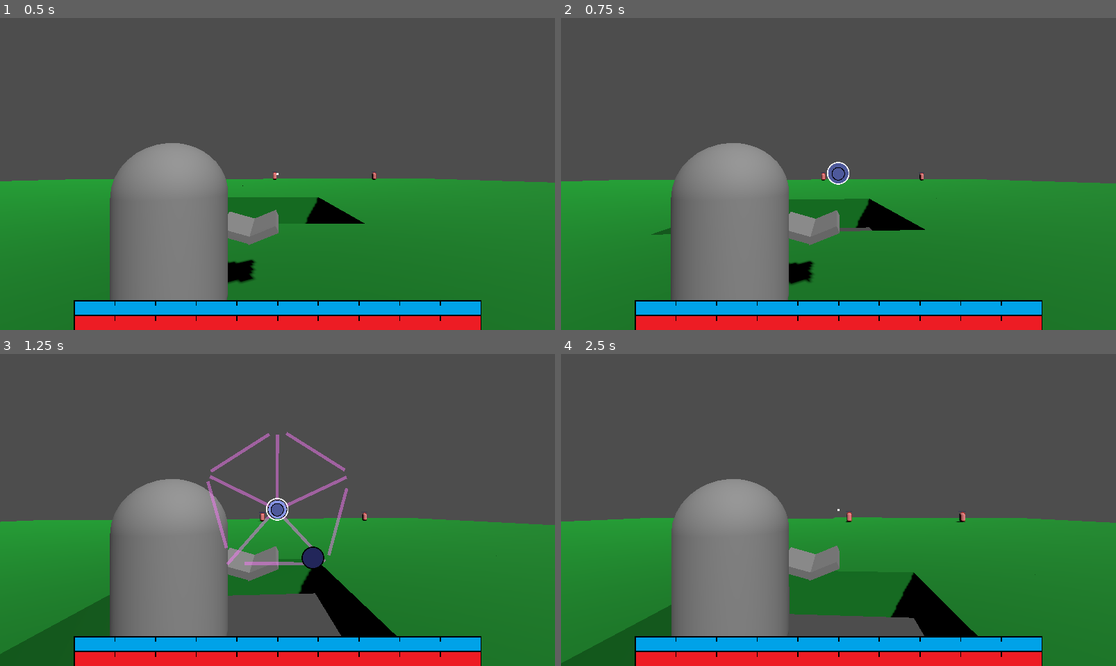
Above: before the commit, frames 1-4 (two rows, left to right).
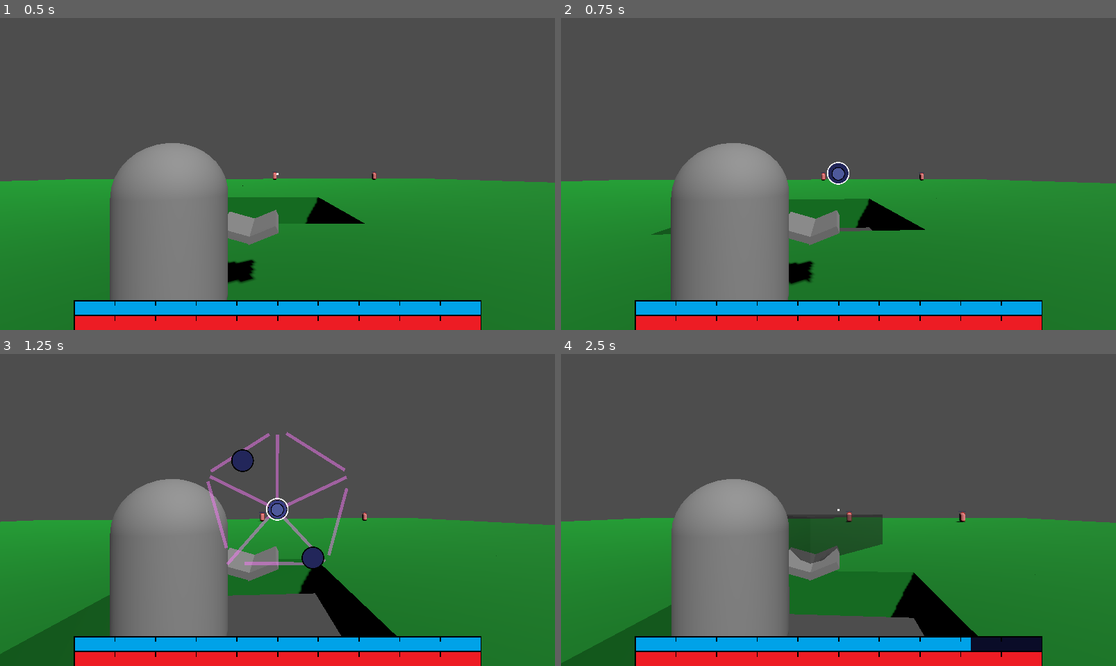
Above: after the commit, the same moments.

Repository: Tuocs/Project-Magic
Game: Godot game, scene res://Scenes/instant_manual_cast_main.tscn
The game is run twice, just before and just after one commit, with the same random seed, the same clock (stepped at 60 frames per second) and the same inputs. This scene is started directly instead of the project's main scene.
Inputs (mouse positions are in pixels of both pictures, inside the frame that each line leads up to):
- Up to frame 1 (0.5 s): no input
- Up to frame 2 (0.75 s): tap Enter at 0.5 s; move the mouse to (866, 174) at 0.52 s; hold W (move_forward) from 0.53 s (still down); hold Alt (edit_magic) from 0.53 s (still down)
- Up to frame 3 (1.25 s): keep holding W (move_forward); keep holding Alt (edit_magic); tap Space (jump) at 0.77 s; click (305, 510) at 0.8 s
- Up to frame 4 (2.5 s): release W (move_forward) at 1.25 s; release Alt (edit_magic) at 1.25 s; click (871, 556) at 1.27 s; tap Space (jump) at 2, 2.27 s; move the mouse to (810, 510) at 2.02 s; hold W (move_forward) from 2.03 s (still down); click (810, 510) at 2.1 s; tap Alt (edit_magic) at 2.3 s

Frame 1 is identical in both runs. In frame 2, 0.1% of the frame differs, in the area x 48-52%, y 46-54%; in frame 3, 0.3%; in frame 4, 2.6%, in the area x 40-87%, y 51-96%.

Commit message:
fully dynamic and multiple spell crystals

Diff:
--- a/Prefabs/manual_cast_ui.tscn
+++ b/Prefabs/manual_cast_ui.tscn
@@ -1,8 +1,7 @@
-[gd_scene load_steps=20 format=3 uid="uid://cgg8xh2ho75yh"]
+[gd_scene load_steps=22 format=3 uid="uid://cgg8xh2ho75yh"]
 
 [ext_resource type="Script" uid="uid://d0q8md86qvg1e" path="res://Scripts/cast_ui.gd" id="1_i1068"]
-[ext_resource type="Script" uid="uid://b1op4eiawmw4b" path="res://Scripts/crystal.gd" id="2_iglr6"]
-[ext_resource type="Texture2D" uid="uid://dmphvpl2s3od8" path="res://Assets/textures/purple_slot.png" id="3_6b4wp"]
+[ext_resource type="PackedScene" uid="uid://bxblkj71ril0k" path="res://Prefabs/spell_crystal.tscn" id="2_urajh"]
 [ext_resource type="Texture2D" uid="uid://i1fyt51ukosk" path="res://Assets/textures/hp overlay.tres" id="4_iglr6"]
 [ext_resource type="Texture2D" uid="uid://cdb8br1wx1k3h" path="res://Assets/textures/Circle.png" id="4_nichs"]
 [ext_resource type="Texture2D" uid="uid://e2x041y5gms7" path="res://Assets/textures/mana bg.tres" id="4_usivk"]
@@ -10,8 +9,11 @@
 [ext_resource type="Texture2D" uid="uid://cy8ilhn55tirx" path="res://Assets/textures/mana fill.tres" id="6_6b4wp"]
 [ext_resource type="Texture2D" uid="uid://dvl0cjpp18h8g" path="res://Assets/textures/wall.png" id="6_nhl1g"]
 [ext_resource type="Texture2D" uid="uid://dfnrxm4cp4klx" path="res://Assets/textures/Aura.png" id="7_fbone"]
+[ext_resource type="Texture2D" uid="uid://dke0fbx56w8qt" path="res://Assets/textures/Charge.png" id="8_cr8wu"]
 [ext_resource type="Texture2D" uid="uid://cp65u3hxn2jo3" path="res://Assets/textures/projectile.png" id="8_x02v6"]
 [ext_resource type="Texture2D" uid="uid://bh47vevw2yhhc" path="res://Assets/textures/Force_push.png" id="9_jv731"]
+[ext_resource type="Texture2D" uid="uid://fqlofmyxno27" path="res://Assets/textures/Dmg.png" id="9_ugto6"]
+[ext_resource type="Texture2D" uid="uid://c5ubv04p08q1a" path="res://Assets/textures/Aoe.png" id="10_jsw5p"]
 [ext_resource type="Texture2D" uid="uid://cujcrmhdkvgmo" path="res://Assets/textures/blue_mana.png" id="10_x02v6"]
 [ext_resource type="Texture2D" uid="uid://dsrtupkhf21qq" path="res://Assets/textures/yellow_mana.png" id="11_jv731"]
 [ext_resource type="Texture2D" uid="uid://bwsku3h4hp3wd" path="res://Assets/textures/red_mana.png" id="12_xe0iw"]
@@ -29,10 +31,10 @@
 grow_vertical = 2
 mouse_filter = 1
 script = ExtResource("1_i1068")
-crystals = [NodePath("Edit Overlay/Crystal"), NodePath("Edit Overlay/Spell Details/Crystal2")]
+crystals = [NodePath("Edit Overlay/Type Crystal"), NodePath("Edit Overlay/Spell Details/Color Crystal"), NodePath("Edit Overlay/Spell Details/Details Crystal")]
+crystal_spawn_radius = 125.0
 cursor_radius = 200.0
 center_zone_radius = 75.0
-crystal_spawn_radius = 125.0
 
 [node name="Crosshair" type="ColorRect" parent="."]
 layout_mode = 1
@@ -67,7 +69,15 @@
 grow_horizontal = 2
 grow_vertical = 2
 
-[node name="ColorRect" type="ColorRect" parent="Edit Overlay/Spell Details"]
+[node name="Visuals" type="Control" parent="Edit Overlay/Spell Details"]
+layout_mode = 1
+anchors_preset = 15
+anchor_right = 1.0
+anchor_bottom = 1.0
+grow_horizontal = 2
+grow_vertical = 2
+
+[node name="ColorRect" type="ColorRect" parent="Edit Overlay/Spell Details/Visuals"]
 modulate = Color(1, 0.47058824, 1, 0.46666667)
 layout_mode = 1
 anchors_preset = 8
@@ -84,7 +94,7 @@
 rotation = 2.291456
 scale = Vector2(3.5893693, 0.165)
 
-[node name="ColorRect2" type="ColorRect" parent="Edit Overlay/Spell Details"]
+[node name="ColorRect2" type="ColorRect" parent="Edit Overlay/Spell Details/Visuals"]
 modulate = Color(1, 0.47058824, 1, 0.46666667)
 layout_mode = 1
 anchors_preset = 8
@@ -101,7 +111,7 @@
 rotation = 0.82277966
 scale = Vector2(3.551831, 0.165)
 
-[node name="ColorRect3" type="ColorRect" parent="Edit Overlay/Spell Details"]
+[node name="ColorRect3" type="ColorRect" parent="Edit Overlay/Spell Details/Visuals"]
 modulate = Color(1, 0.47058824, 1, 0.46666667)
 layout_mode = 1
 anchors_preset = 8
@@ -118,7 +128,7 @@
 rotation = -0.43975756
 scale = Vector2(3.5893693, 0.165)
 
-[node name="ColorRect4" type="ColorRect" parent="Edit Overlay/Spell Details"]
+[node name="ColorRect4" type="ColorRect" parent="Edit Overlay/Spell Details/Visuals"]
 modulate = Color(1, 0.47058824, 1, 0.46666667)
 layout_mode = 1
 anchors_preset = 8
@@ -135,7 +145,7 @@
 rotation = -2.6863723
 scale = Vector2(3.551831, 0.165)
 
-[node name="ColorRect5" type="ColorRect" parent="Edit Overlay/Spell Details"]
+[node name="ColorRect5" type="ColorRect" parent="Edit Overlay/Spell Details/Visuals"]
 modulate = Color(1, 0.47058824, 1, 0.46666667)
 layout_mode = 1
 anchors_preset = 8
@@ -152,7 +162,7 @@
 rotation = -1.568054
 scale = Vector2(3.551831, 0.165)
 
-[node name="ColorRect6" type="ColorRect" parent="Edit Overlay/Spell Details"]
+[node name="ColorRect6" type="ColorRect" parent="Edit Overlay/Spell Details/Visuals"]
 modulate = Color(1, 0.47058824, 1, 0.46666667)
 layout_mode = 1
 anchors_preset = 8
@@ -169,7 +179,7 @@
 rotation = 1.8338401
 scale = Vector2(3.5893693, 0.165)
 
-[node name="ColorRect7" type="ColorRect" parent="Edit Overlay/Spell Details"]
+[node name="ColorRect7" type="ColorRect" parent="Edit Overlay/Spell Details/Visuals"]
 modulate = Color(1, 0.47058824, 1, 0.46666667)
 layout_mode = 1
 anchors_preset = 8
@@ -186,7 +196,7 @@
 rotation = 3.1454072
 scale = Vector2(3.5893693, 0.165)
 
-[node name="ColorRect8" type="ColorRect" parent="Edit Overlay/Spell Details"]
+[node name="ColorRect8" type="ColorRect" parent="Edit Overlay/Spell Details/Visuals"]
 modulate = Color(1, 0.47058824, 1, 0.46666667)
 layout_mode = 1
 anchors_preset = 8
@@ -203,7 +213,7 @@
 rotation = 4.439562
 scale = Vector2(3.5893693, 0.165)
 
-[node name="ColorRect9" type="ColorRect" parent="Edit Overlay/Spell Details"]
+[node name="ColorRect9" type="ColorRect" parent="Edit Overlay/Spell Details/Visuals"]
 modulate = Color(1, 0.47058824, 1, 0.46666667)
 layout_mode = 1
 anchors_preset = 8
@@ -220,7 +230,7 @@
 rotation = 5.7158756
 scale = Vector2(3.5893693, 0.165)
 
-[node name="ColorRect10" type="ColorRect" parent="Edit Overlay/Spell Details"]
+[node name="ColorRect10" type="ColorRect" parent="Edit Overlay/Spell Details/Visuals"]
 modulate = Color(1, 0.47058824, 1, 0.46666667)
 layout_mode = 1
 anchors_preset = 8
@@ -237,208 +247,28 @@
 rotation = 6.8442903
 scale = Vector2(3.5893693, 0.165)
 
-[node name="Crystal2" type="Control" parent="Edit Overlay/Spell Details" node_paths=PackedStringArray("selector", "selection_box", "expanded_visuals")]
-layout_mode = 1
-anchors_preset = 8
-anchor_left = 0.5
-anchor_top = 0.5
-anchor_right = 0.5
-anchor_bottom = 0.5
-offset_left = -202.0
-offset_top = 8.0
-offset_right = -2.0
-offset_bottom = 208.0
-grow_horizontal = 2
-grow_vertical = 2
-pivot_offset = Vector2(100, 100)
-script = ExtResource("2_iglr6")
-selector = NodePath("large/Edit Overlay/smallCursor")
-selection_box = NodePath("large/Edit Overlay/selector")
-cursor_radius = 125.0
-cursor_offset = Vector2(100, 100)
-charge_textures = Array[Texture]([ExtResource("3_6b4wp"), ExtResource("12_xe0iw"), ExtResource("11_jv731"), ExtResource("10_x02v6"), ExtResource("13_urajh")])
-expanded_visuals = NodePath("large")
-
-[node name="Button" type="TextureButton" parent="Edit Overlay/Spell Details/Crystal2"]
-modulate = Color(0.43714952, 0.42687365, 0.5812043, 1)
-layout_mode = 0
-offset_left = 77.0
-offset_top = 75.0
-offset_right = 85.0
-offset_bottom = 83.0
-scale = Vector2(5.8800025, 5.8800025)
-texture_normal = ExtResource("3_6b4wp")
-ignore_texture_size = true
-stretch_mode = 0
-
-[node name="large" type="TextureRect" parent="Edit Overlay/Spell Details/Crystal2"]
-visible = false
-texture_filter = 1
-layout_mode = 1
-anchors_preset = 8
-anchor_left = 0.5
-anchor_top = 0.5
-anchor_right = 0.5
-anchor_bottom = 0.5
-offset_left = -100.0
+[node name="Color Crystal" parent="Edit Overlay/Spell Details" node_paths=PackedStringArray("cast_ui") instance=ExtResource("2_urajh")]
+layout_mode = 1
+cast_ui = NodePath("../../..")
+spell_mods = Array[int]([1, 2, 3, 4])
+charge_textures = Array[Texture]([ExtResource("4_nichs"), ExtResource("12_xe0iw"), ExtResource("11_jv731"), ExtResource("10_x02v6"), ExtResource("13_urajh")])
+
+[node name="Details Crystal" parent="Edit Overlay/Spell Details" node_paths=PackedStringArray("cast_ui") instance=ExtResource("2_urajh")]
+layout_mode = 1
+cast_ui = NodePath("../../..")
+spell_mods = Array[int]([5, 6, 7])
+charge_textures = Array[Texture]([ExtResource("4_nichs"), ExtResource("8_cr8wu"), ExtResource("9_ugto6"), ExtResource("10_jsw5p")])
+
+[node name="Type Crystal" parent="Edit Overlay" node_paths=PackedStringArray("cast_ui") instance=ExtResource("2_urajh")]
+layout_mode = 1
+offset_left = -101.0
 offset_top = -100.0
-offset_right = 100.0
+offset_right = 99.0
 offset_bottom = 100.0
-grow_horizontal = 2
-grow_vertical = 2
-texture = ExtResource("4_nichs")
-expand_mode = 1
-
-[node name="Edit Overlay" type="Control" parent="Edit Overlay/Spell Details/Crystal2/large"]
-anchors_preset = 0
-offset_left = 25.0
-offset_top = 25.0
-offset_right = 325.0
-offset_bottom = 325.0
-scale = Vector2(0.5, 0.5)
-mouse_filter = 2
-
-[node name="selector" type="TextureRect" parent="Edit Overlay/Spell Details/Crystal2/large/Edit Overlay"]
-layout_mode = 0
-offset_left = 100.0
-offset_top = 100.0
-offset_right = 200.0
-offset_bottom = 200.0
-mouse_filter = 2
-texture = ExtResource("14_cr8wu")
-expand_mode = 1
-
-[node name="smallCursor" type="TextureRect" parent="Edit Overlay/Spell Details/Crystal2/large/Edit Overlay"]
-texture_filter = 1
-layout_mode = 1
-anchors_preset = 8
-anchor_left = 0.5
-anchor_top = 0.5
-anchor_right = 0.5
-anchor_bottom = 0.5
-offset_left = -52.0
-offset_top = -52.0
-offset_right = 147.99994
-offset_bottom = 148.0
-grow_horizontal = 2
-grow_vertical = 2
-scale = Vector2(0.525761, 0.525761)
-texture = ExtResource("5_prb1j")
-expand_mode = 1
-
-[node name="Crystal" type="Control" parent="Edit Overlay" node_paths=PackedStringArray("selector", "selection_box", "expanded_visuals")]
-layout_mode = 1
-anchors_preset = 8
-anchor_left = 0.5
-anchor_top = 0.5
-anchor_right = 0.5
-anchor_bottom = 0.5
-offset_left = -100.0
-offset_top = -100.0
-offset_right = 100.0
-offset_bottom = 100.0
-grow_horizontal = 2
-grow_vertical = 2
-script = ExtResource("2_iglr6")
-selector = NodePath("large/Edit Overlay/small Cursor")
-selection_box = NodePath("large/Edit Overlay/selector")
-cursor_radius = 125.0
-cursor_offset = Vector2(100, 100)
+cast_ui = NodePath("../..")
 charge_textures = Array[Texture]([ExtResource("4_nichs"), ExtResource("8_x02v6"), ExtResource("7_fbone"), ExtResource("6_nhl1g"), ExtResource("9_jv731")])
-expanded_visuals = NodePath("large")
-
-[node name="Button" type="TextureButton" parent="Edit Overlay/Crystal"]
-layout_mode = 0
-offset_left = 76.0
-offset_top = 75.0
-offset_right = 84.0
-offset_bottom = 83.0
-scale = Vector2(5.8800025, 5.8800025)
-texture_normal = ExtResource("3_6b4wp")
-ignore_texture_size = true
-stretch_mode = 0
-
-[node name="large" type="TextureRect" parent="Edit Overlay/Crystal"]
-visible = false
-texture_filter = 1
-layout_mode = 1
-anchors_preset = 8
-anchor_left = 0.5
-anchor_top = 0.5
-anchor_right = 0.5
-anchor_bottom = 0.5
-offset_left = -100.0
-offset_top = -100.0
-offset_right = 100.0
-offset_bottom = 100.0
-grow_horizontal = 2
-grow_vertical = 2
-texture = ExtResource("4_nichs")
-expand_mode = 1
-
-[node name="Edit Overlay" type="Control" parent="Edit Overlay/Crystal/large"]
-anchors_preset = 0
-offset_left = 25.0
-offset_top = 25.0
-offset_right = 325.0
-offset_bottom = 325.0
-scale = Vector2(0.5, 0.5)
-mouse_filter = 2
-
-[node name="selector" type="Control" parent="Edit Overlay/Crystal/large/Edit Overlay"]
-anchors_preset = 0
-offset_left = 100.0
-offset_top = 100.0
-offset_right = 200.0
-offset_bottom = 200.0
-mouse_filter = 2
-
-[node name="up2" type="ColorRect" parent="Edit Overlay/Crystal/large/Edit Overlay/selector"]
-layout_mode = 0
-offset_right = 100.0
-offset_bottom = 6.0
-mouse_filter = 2
-
-[node name="up3" type="ColorRect" parent="Edit Overlay/Crystal/large/Edit Overlay/selector"]
-layout_mode = 0
-offset_top = 94.0
-offset_right = 100.0
-offset_bottom = 100.0
-mouse_filter = 2
-
-[node name="up4" type="ColorRect" parent="Edit Overlay/Crystal/large/Edit Overlay/selector"]
-layout_mode = 0
-offset_left = 6.0
-offset_right = 106.0
-offset_bottom = 6.0
-rotation = 1.5707964
-mouse_filter = 2
-
-[node name="up5" type="ColorRect" parent="Edit Overlay/Crystal/large/Edit Overlay/selector"]
-layout_mode = 0
-offset_left = 100.0
-offset_right = 200.0
-offset_bottom = 6.0
-rotation = 1.5707964
-mouse_filter = 2
-
-[node name="small Cursor" type="TextureRect" parent="Edit Overlay/Crystal/large/Edit Overlay"]
-texture_filter = 1
-layout_mode = 1
-anchors_preset = 8
-anchor_left = 0.5
-anchor_top = 0.5
-anchor_right = 0.5
-anchor_bottom = 0.5
-offset_left = -52.0
-offset_top = -52.0
-offset_right = 148.0
-offset_bottom = 148.0
-grow_horizontal = 2
-grow_vertical = 2
-scale = Vector2(0.525761, 0.525761)
-texture = ExtResource("5_prb1j")
-expand_mode = 1
+is_main_crystal = true
+spell_types = Array[int]([1, 2, 3, 4])
 
 [node name="MainCursor" type="TextureRect" parent="Edit Overlay"]
 texture_filter = 1
@@ -531,5 +361,3 @@
 texture_progress = ExtResource("19_urajh")
 
 [connection signal="gui_input" from="." to="." method="_on_gui_input"]
-[connection signal="crystal_charge_signal" from="Edit Overlay/Spell Details/Crystal2" to="." method="_imbuement_crystal_charge"]
-[connection signal="crystal_charge_signal" from="Edit Overlay/Crystal" to="." method="_spell_crystal_charge"]
--- /dev/null
+++ b/Prefabs/spell_crystal.tscn
@@ -0,0 +1,92 @@
+[gd_scene load_steps=6 format=3 uid="uid://bxblkj71ril0k"]
+
+[ext_resource type="Script" uid="uid://b1op4eiawmw4b" path="res://Scripts/crystal.gd" id="1_kckhq"]
+[ext_resource type="Texture2D" uid="uid://dmphvpl2s3od8" path="res://Assets/textures/purple_slot.png" id="2_ele40"]
+[ext_resource type="Texture2D" uid="uid://cdb8br1wx1k3h" path="res://Assets/textures/Circle.png" id="7_dym0c"]
+[ext_resource type="Texture2D" uid="uid://cp2llsu1ys04v" path="res://Assets/textures/empty_select.png" id="8_vsvub"]
+[ext_resource type="Texture2D" uid="uid://dxhuj6rv6req8" path="res://Assets/textures/dark_circle.png" id="9_2w086"]
+
+[node name="Spell Crystal" type="Control"]
+layout_mode = 3
+anchors_preset = 8
+anchor_left = 0.5
+anchor_top = 0.5
+anchor_right = 0.5
+anchor_bottom = 0.5
+offset_left = -202.0
+offset_top = 8.0
+offset_right = -2.0
+offset_bottom = 208.0
+grow_horizontal = 2
+grow_vertical = 2
+pivot_offset = Vector2(100, 100)
+script = ExtResource("1_kckhq")
+cursor_radius = 125.0
+cursor_offset = Vector2(100, 100)
+
+[node name="Button" type="TextureButton" parent="."]
+modulate = Color(0.43714952, 0.42687365, 0.5812043, 1)
+layout_mode = 0
+offset_left = 77.0
+offset_top = 75.0
+offset_right = 85.0
+offset_bottom = 83.0
+scale = Vector2(5.8800025, 5.8800025)
+texture_normal = ExtResource("2_ele40")
+ignore_texture_size = true
+stretch_mode = 0
+
+[node name="largeBG" type="TextureRect" parent="."]
+visible = false
+texture_filter = 1
+layout_mode = 1
+anchors_preset = 8
+anchor_left = 0.5
+anchor_top = 0.5
+anchor_right = 0.5
+anchor_bottom = 0.5
+offset_left = -100.0
+offset_top = -100.0
+offset_right = 100.0
+offset_bottom = 100.0
+grow_horizontal = 2
+grow_vertical = 2
+texture = ExtResource("7_dym0c")
+expand_mode = 1
+
+[node name="Edit Overlay" type="Control" parent="largeBG"]
+anchors_preset = 0
+offset_left = 25.0
+offset_top = 25.0
+offset_right = 325.0
+offset_bottom = 325.0
+scale = Vector2(0.5, 0.5)
+mouse_filter = 2
+
+[node name="selector" type="TextureRect" parent="largeBG/Edit Overlay"]
+layout_mode = 0
+offset_left = 100.0
+offset_top = 100.0
+offset_right = 200.0
+offset_bottom = 200.0
+mouse_filter = 2
+texture = ExtResource("8_vsvub")
+expand_mode = 1
+
+[node name="smallCursor" type="TextureRect" parent="largeBG/Edit Overlay"]
+texture_filter = 1
+layout_mode = 1
+anchors_preset = 8
+anchor_left = 0.5
+anchor_top = 0.5
+anchor_right = 0.5
+anchor_bottom = 0.5
+offset_left = -52.0
+offset_top = -52.0
+offset_right = 147.99994
+offset_bottom = 148.0
+grow_horizontal = 2
+grow_vertical = 2
+scale = Vector2(0.525761, 0.525761)
+texture = ExtResource("9_2w086")
+expand_mode = 1
--- a/Scripts/cast_ui.gd
+++ b/Scripts/cast_ui.gd
@@ -10,20 +10,21 @@
 var is_active = false
 var cursor_active = false
 var instant_cast: bool
+var sections: int = 0
 
-#spell stuff
+@export_category("Spell Settings")
 @export var crystals: Array[Control]
 var spell_type_data: Globals.spell_type = Globals.spell_type.NONE
 var spell_mod_data: Array[bool] = []
+@export var crystal_spawn_radius: float
 
-#fake cursor stuff
+@export_category("Mouse Settings")
 var mouse_sensitivity = 0.5
 var selector_pos: Vector2 = Vector2(0,0)
 @export var cursor_radius: float
 @export var cursor_offset: Vector2
 @export var center_zone_radius: float
-@export var crystal_spawn_radius: float
-var sections: int = 0
+
 
 # Called when the node enters the scene tree for the first time.
 func _ready() -> void:
@@ -40,6 +41,7 @@
 	edit_overlay.visible = true
 	mouse_filter = Control.MOUSE_FILTER_STOP
 	#Input.set_mouse_mode(Input.MOUSE_MODE_VISIBLE)
+
 func deactivate():
 	if !is_active:
 		return
@@ -57,15 +59,14 @@
 	#Input.set_mouse_mode(Input.MOUSE_MODE_CAPTURED)
 	spell_mod_data.fill(false)
 
-func _imbuement_crystal_charge(_type: int):
-	spell_mod_data[_type] = true
-	_open_spell_details()
+func _mod_crystal_charge(_mod: Globals.spell_mod):
+	spell_mod_data[_mod] = true
+	spell_details.mouse_filter = Control.MOUSE_FILTER_STOP
+	cursor_active = true
+	selector.visible = true
 
-func _spell_crystal_charge(_type: int):
-	spell_type_data = _type as Globals.spell_type
-	_open_spell_details()
-
-func _open_spell_details():
+func _type_crystal_charge(_type: Globals.spell_type):
+	spell_type_data = _type
 	spell_details.mouse_filter = Control.MOUSE_FILTER_STOP
 	spell_details.visible = true
 	cursor_active = true
@@ -89,21 +90,24 @@
 	if event is InputEventMouseMotion:
 		selector_pos.y += event.relative.y * mouse_sensitivity
 		selector_pos.x += event.relative.x * mouse_sensitivity
-
 		selector_pos = selector_pos.limit_length(cursor_radius)
 		selector.position = selector_pos + cursor_offset
 		section = get_section(sections)
+
 		highlight.position = crystals[section+1].position + Vector2(75,75)
 		if (selector_pos.distance_to(Vector2.ZERO) < center_zone_radius):
 			highlight.position = cursor_offset + Vector2(75,75)
+
 	if event.is_action_pressed("magic_cast"):
+		section = get_section(sections)
 		if (selector_pos.distance_to(Vector2.ZERO) < center_zone_radius):
+			print("opening crystal 0")
 			crystals[0].activate()
 		else:
+			print("opening crystal ", section+1)
 			crystals[section+1].activate()
 		cursor_active = false
 		selector.visible = false
-
 
 func get_section(section_count: int) -> int:
 	if selector_pos == Vector2.ZERO:
@@ -123,7 +127,6 @@
 
 func move_crystals_in_circle():
 	var angle_increment = TAU / sections # TAU is 2 * PI radians (360 degrees)
-
 	for i in range(sections):
 		var current_angle = (angle_increment * i) + deg_to_rad(54)
 		var x = cos(current_angle) * crystal_spawn_radius
--- a/Scripts/crystal.gd
+++ b/Scripts/crystal.gd
@@ -1,43 +1,60 @@
 extends Control
 
-signal crystal_charge_signal(value: int)
+#@export_category("General Settings")
 var is_active = false
-var mouse_sensitivity = 1
-var selector_pos: Vector2 = Vector2(0,0)
-@export var selector: Control
-@export var selection_box: Control
+var texture_rects: Array[TextureRect]
+var sections: int = 0
+@export var cast_ui: Control
+@onready var expanded_visuals = $"largeBG"
+
+@export_category("Mouse Settings")
+@export var mouse_sensitivity = 1
+var cursor_pos: Vector2 = Vector2(0,0)
+@onready var cursor_visuals = $"largeBG/Edit Overlay/smallCursor"
 @export var cursor_radius: float
 @export var cursor_offset: Vector2
+
+@export_category("Spell Settings")
+@onready var selection_box = $"largeBG/Edit Overlay/selector"
+@export var spawn_radius: float = 100.0
+@export var spell_mods: Array[Globals.spell_mod]
 @export var charge_textures: Array[Texture]
-@export var expanded_visuals: Control
-@export var spawn_radius: float = 100.0 # Radius of the circle
-var sections: int = 0
+
+@export_category("Main Crystal Settings")
+@export var is_main_crystal: bool = false
+@export var spell_types: Array[Globals.spell_type]
+
 
 func _ready() -> void:
 	sections = charge_textures.size()-1
 	spawn_rects_in_circle()
 
 func activate():
+	print("opened crystal")
 	is_active = true
-	selector_pos = Vector2.ZERO
+	cursor_pos = Vector2.ZERO
 	expanded_visuals.visible = true
 	#Input.set_mouse_mode(Input.MOUSE_MODE_CAPTURED)
 	#mouse_filter = Control.MOUSE_FILTER_STOP
+
 func deactivate():
 	if !is_active:
 		return
 	var viewport_size = get_viewport().size
 	var center_of_screen = viewport_size / 2
 	Input.warp_mouse(center_of_screen)
-
 	is_active = false
 	expanded_visuals.visible = false
 	#Input.set_mouse_mode(Input.MOUSE_MODE_VISIBLE)
-	selector_pos = Vector2.ZERO
+	cursor_pos = Vector2.ZERO
 	#mouse_filter = Control.MOUSE_FILTER_IGNORE
-func charge(type: int):
-	emit_signal("crystal_charge_signal", type)
-	$Button.texture_normal = charge_textures[type]
+
+func charge(_section: int):
+	if is_main_crystal:
+		cast_ui._type_crystal_charge(spell_types[_section])
+	else:
+		cast_ui._mod_crystal_charge(spell_mods[_section])
+	$Button.texture_normal = charge_textures[_section+1]
 	deactivate()
 
 func reset_charge_texture():
@@ -48,39 +65,26 @@
 		return
 	var section = get_section(sections)
 	if event is InputEventMouseMotion:
-		selector_pos.y += event.relative.y * mouse_sensitivity
-		selector_pos.x += event.relative.x * mouse_sensitivity
+		cursor_pos.y += event.relative.y * mouse_sensitivity
+		cursor_pos.x += event.relative.x * mouse_sensitivity
 
-		selector_pos = selector_pos.limit_length(cursor_radius)
-		selector.position = selector_pos + cursor_offset
-		match section:
-			0:
-				selection_box.position = Vector2(200, 100)
-			1:
-				selection_box.position = Vector2(100, 200)
-			2:
-				selection_box.position = Vector2(0, 100)
-			3:
-				selection_box.position = Vector2(100, 0)
+		cursor_pos = cursor_pos.limit_length(cursor_radius)
+		cursor_visuals.position = cursor_pos + cursor_offset
+		selection_box.position = texture_rects[section].position
 	if event.is_action_released("magic_cast"):
-		charge(section+1)
-
+		charge(section)
 
 func get_section(section_count: int) -> int:
-	if selector_pos == Vector2.ZERO:
+	if cursor_pos == Vector2.ZERO:
 		return -1
-
-	var angle = atan2(selector_pos.y, selector_pos.x) # -PI .. PI
+	var angle = atan2(cursor_pos.y, cursor_pos.x) # -PI .. PI
 	angle = fposmod(angle, TAU) # 0 .. TAU
-
 	var slice_size = TAU / section_count
 	angle = fposmod(angle + slice_size * 0.5, TAU) # CENTER offset
-
 	return int(angle / slice_size)
 
 func spawn_rects_in_circle():
 	var angle_increment = TAU / sections # TAU is 2 * PI radians (360 degrees)
-
 	for i in range(sections):
 		var current_angle = angle_increment * i
 		var x = cos(current_angle) * spawn_radius
@@ -91,6 +95,7 @@
 		#new_rect.position = spawn_position
 		new_rect.custom_minimum_size = Vector2(100, 100)
 		new_rect.expand_mode = TextureRect.EXPAND_IGNORE_SIZE
-		$"large/Edit Overlay".add_child(new_rect)
-		$"large/Edit Overlay".move_child(new_rect, 0)
+		$"largeBG/Edit Overlay".add_child(new_rect)
+		$"largeBG/Edit Overlay".move_child(new_rect, 0)
 		new_rect.position = spawn_position
+		texture_rects.append(new_rect)
--- a/globals.gd
+++ b/globals.gd
@@ -2,7 +2,7 @@
 class_name My_Globals
 
 enum spell_type {NONE, PROJECTILE, AURA, STRUCTURE, BLAST}
-enum spell_mod {NONE, COLOR_RED, COLOR_YELLOW, COLOR_BLUE, COLOR_GREEN}
+enum spell_mod {NONE, COLOR_RED, COLOR_YELLOW, COLOR_BLUE, COLOR_GREEN, EXTRA_CHARGE, EXTRA_DMG, EXTRA_AOE}
 enum element_type {NONE, RED, YELLOW, BLUE, GREEN}
 
 static func set_color(color: Color, target: MeshInstance3D):
Binary file added: Assets/textures/Aoe.png
Not shown, added: Assets/textures/Aoe.png.import
Binary file added: Assets/textures/Charge.png
Not shown, added: Assets/textures/Charge.png.import
Binary file added: Assets/textures/Dmg.png
Not shown, added: Assets/textures/Dmg.png.import
